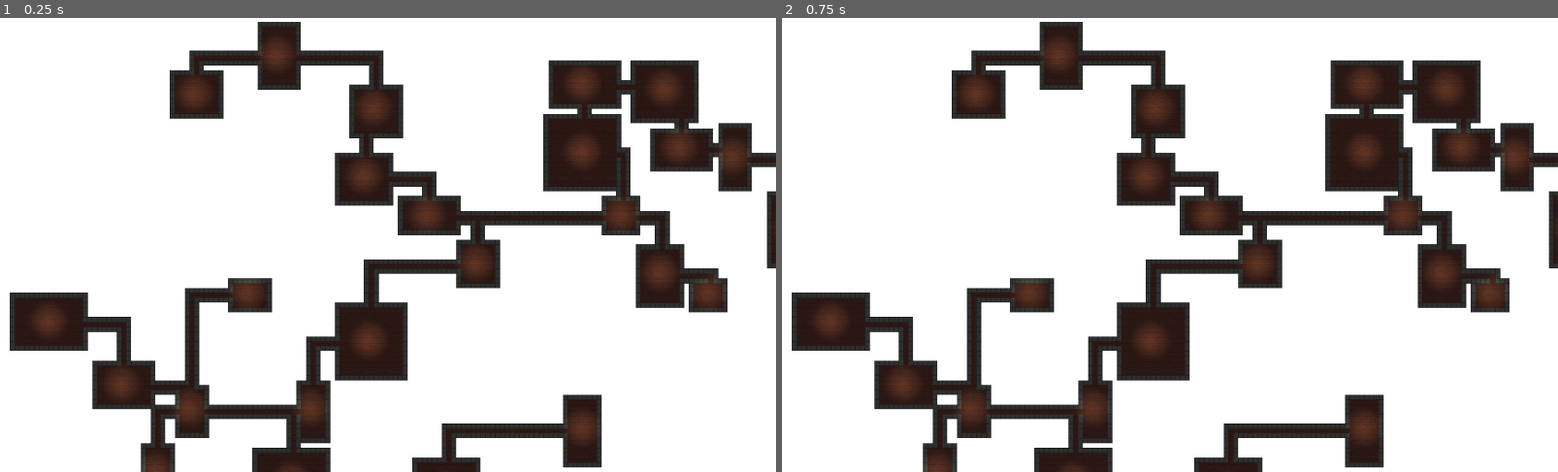
Above: before the commit, frames 1-2 (left to right).
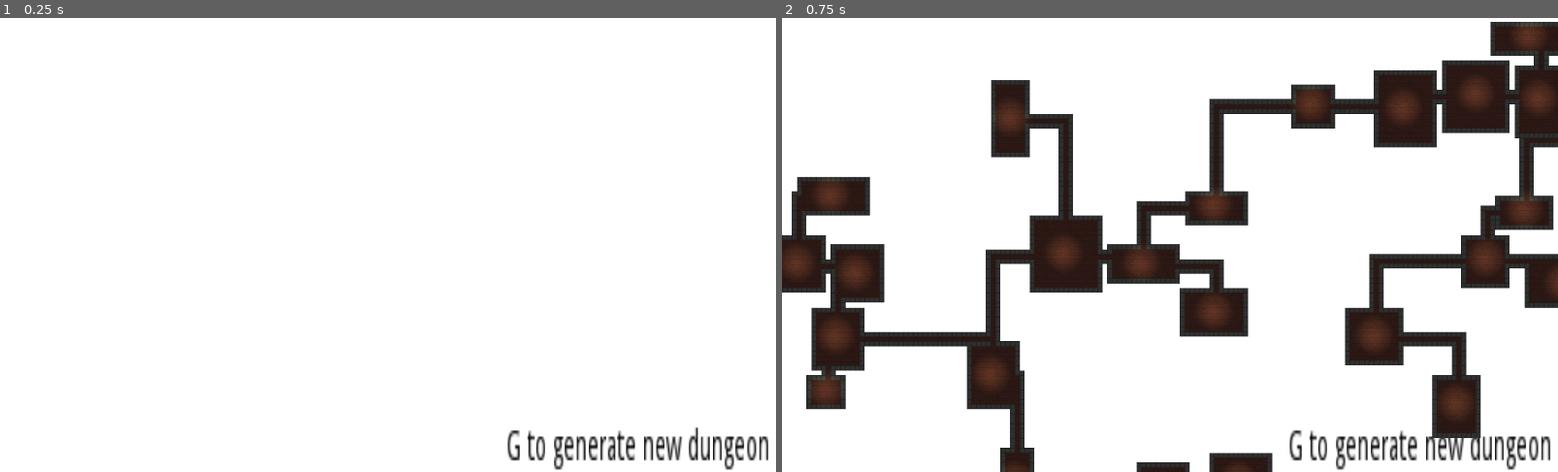
Above: after the commit, the same moments.

Repository: kiwioGIT/dun_gen
Game: Godot game, scene res://Node2D.tscn
The game is run twice, just before and just after one commit, with the same random seed, the same clock (stepped at 60 frames per second) and the same inputs.
Inputs:
- Up to frame 1 (0.25 s): no input
- Up to frame 2 (0.75 s): tap Enter at 0.5 s; tap G (g, bound only after the commit) at 0.6 s

The runs differ from the first frame. In frame 1, 26% of the frame differs, in the area x 1-100%, y 0-100%; in frame 2, 40%, in the area x 0-100%, y 0-100%.

Commit message:
gggg

Diff:
--- a/dungeon_genaration/Node2D.tscn
+++ b/dungeon_genaration/Node2D.tscn
@@ -112,3 +112,16 @@
 __meta__ = {
 "_edit_use_anchors_": false
 }
+
+[node name="Label" type="Label" parent="CanvasLayer"]
+modulate = Color( 0, 0, 0, 1 )
+self_modulate = Color( 0, 0, 0, 1 )
+margin_left = 668.044
+margin_top = 541.426
+margin_right = 917.044
+margin_bottom = 649.426
+rect_scale = Vector2( 1.97546, 3.96851 )
+text = "G to generate new dungeon"
+__meta__ = {
+"_edit_use_anchors_": false
+}
--- a/dungeon_genaration/TileMap.gd
+++ b/dungeon_genaration/TileMap.gd
@@ -19,6 +19,12 @@
 
 # Called when the node enters the scene tree for the first time.
 func _ready():
+	pass
+
+
+
+
+func generate_new_dungeon():
 	for i in room_amount:
 		randomize()
 		var yadition = 0
@@ -64,6 +70,8 @@
 	change_to_stone()
 	place_light()
 
+
+
 func change_to_stone():
 	var curent_stone_check = Vector2(room_max_pos_x*2,room_max_pos_y*2)
 	for ch in room_max_pos_x*room_max_pos_y*16:
@@ -97,9 +105,6 @@
 		connect_with_tiles_hv(start,finish,tile)
 	else:
 		connect_with_tiles_vh(start,finish,tile)
-
-
-
 
 func connect_closest_pieces():
 	fill_red()
@@ -186,5 +191,10 @@
 		set_cellv(start,tile)
 
 func _process(delta):
-
+	if Input.is_action_just_pressed("g"):
+		clear()
+		var mids = []
+		var red_mids = []
+		var blue_mids = []
+		generate_new_dungeon()
 	pass
--- a/dungeon_genaration/project.godot
+++ b/dungeon_genaration/project.godot
@@ -19,6 +19,14 @@
 run/main_scene="res://Node2D.tscn"
 config/icon="res://icon.png"
 
+[input]
+
+g={
+"deadzone": 0.5,
+"events": [ Object(InputEventKey,"resource_local_to_scene":false,"resource_name":"","device":0,"alt":false,"shift":false,"control":false,"meta":false,"command":false,"pressed":false,"scancode":71,"unicode":0,"echo":false,"script":null)
+ ]
+}
+
 [rendering]
 
 environment/default_environment="res://default_env.tres"
